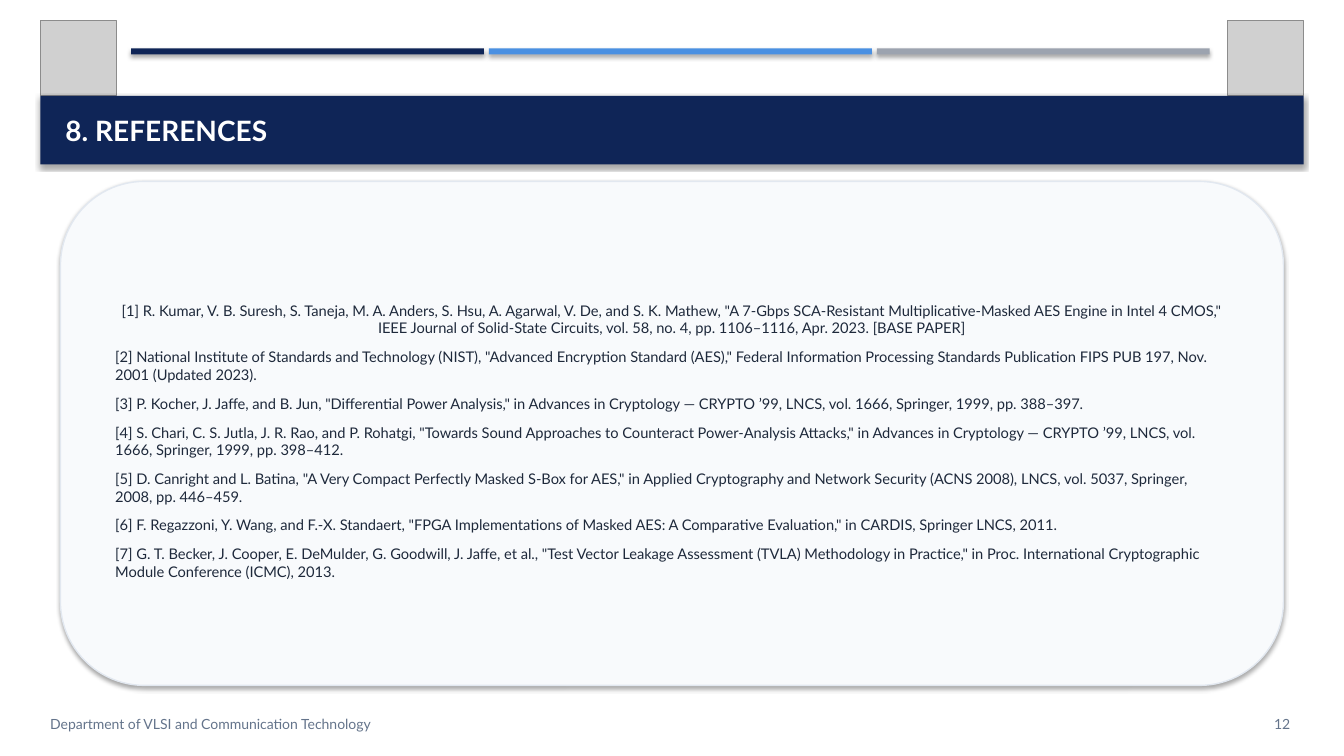
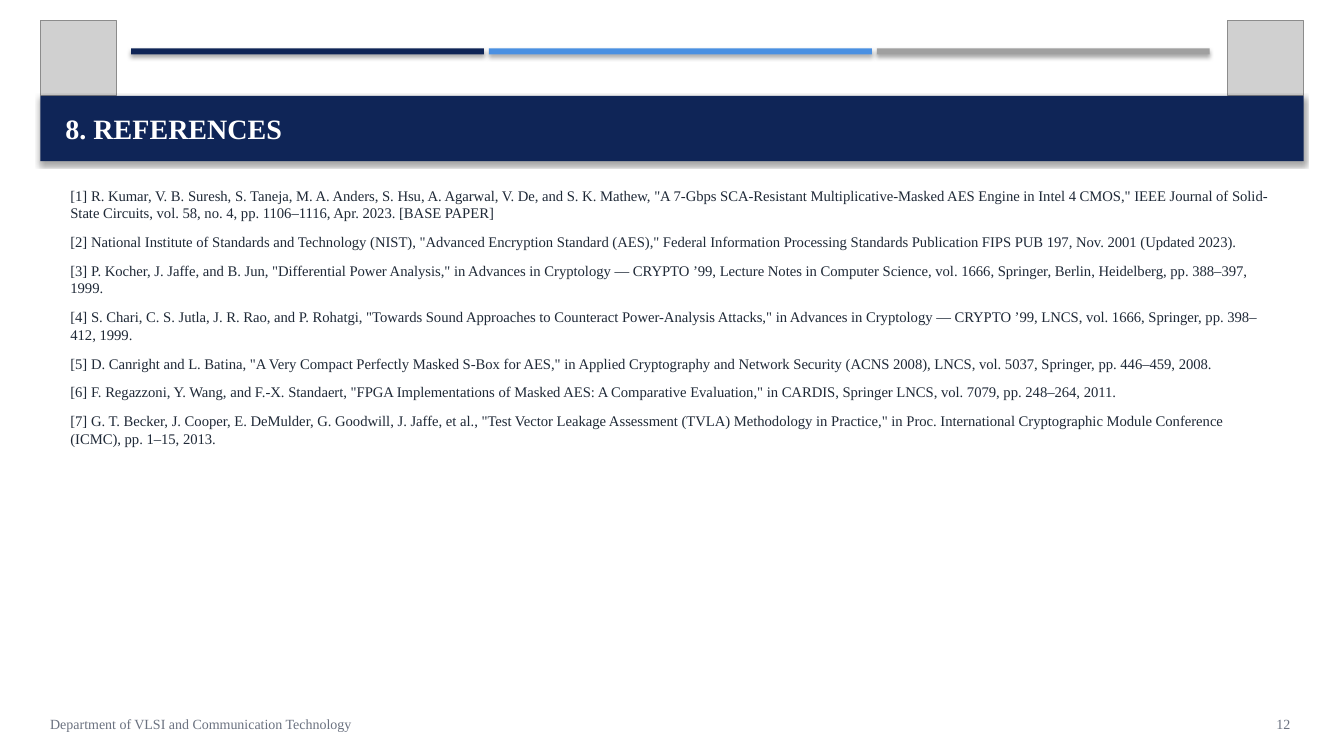
Before and after one commit to realrish29/secure-aes-128, a slide deck: slide 12 of Project_Presentation_Review_2.pptx. Drawn at 1344x756 pixels with LibreOffice and Linux fonts; fonts in the diff are those of the drawing; grey boxes stand for pictures. Boxes give left, top, right and bottom in pixels: in the first picture for what was removed or moved away, otherwise in the second. Text is boxed around its words. In the diff, an @@ line names an element or a change of style, - is before the commit and + after.

Commit message:
Update Review-2 presentation (PPTX and PDF) matching Review-1 typography and layout

```diff
--- a/Project_Presentation_Review_2.pptx
+++ b/Project_Presentation_Review_2.pptx
@@ rectangle at (x1=877, y1=48, x2=1210, y2=54): fill #9CA3AF to #A0A0A0 @@
@@ rectangle "8. REFERENCES" at (x1=40, y1=96, x2=1304, y2=161): font Lato to Times New Roman @@
@@ text "[1] R. Kumar, V. B. ..." moved from (x1=60, y1=181, x2=1284, y2=686) to (x1=70, y1=190, x2=1268, y2=447) @@
@@ text "[1] R. Kumar, V. B. ..." at (x1=70, y1=190, x2=1268, y2=447): vertical alignment middle to top; fill #F8FAFC to none; outline #E2E8F0 1 pt to none; shadow off @@
@@ text at (x1=70, y1=190, x2=1268, y2=250): font Lato to Times New Roman, text colour #1E293B to #1F2937 in "[1] R. Kumar, V. B. Suresh, S. ...", "[2] National Institute of Standards and Technology ..."; alignment centre to left @@
@@ text at (x1=70, y1=265, x2=1256, y2=447): text changed; font Lato to Times New Roman; text colour #1E293B to #1F2937 @@
-[3] P. Kocher, J. Jaffe, and B. Jun, "Differential Power Analysis," in Advances in Cryptology — CRYPTO ’99, LNCS, vol. 1666, Springer, 1999, pp. 388–397.
-[4] S. Chari, C. S. Jutla, J. R. Rao, and P. Rohatgi, "Towards Sound Approaches to Counteract Power-Analysis Attacks," in Advances in Cryptology — CRYPTO ’99, LNCS, vol. 1666, Springer, 1999, pp. 398–412.
-[5] D. Canright and L. Batina, "A Very Compact Perfectly Masked S-Box for AES," in Applied Cryptography and Network Security (ACNS 2008), LNCS, vol. 5037, Springer, 2008, pp. 446–459.
-[6] F. Regazzoni, Y. Wang, and F.-X. Standaert, "FPGA Implementations of Masked AES: A Comparative Evaluation," in CARDIS, Springer LNCS, 2011.
-[7] G. T. Becker, J. Cooper, E. DeMulder, G. Goodwill, J. Jaffe, et al., "Test Vector Leakage Assessment (TVLA) Methodology in Practice," in Proc. International Cryptographic Module Conference (ICMC), 2013.
+[3] P. Kocher, J. Jaffe, and B. Jun, "Differential Power Analysis," in Advances in Cryptology — CRYPTO ’99, Lecture Notes in Computer Science, vol. 1666, Springer, Berlin, Heidelberg, pp. 388–397, 1999.
+[4] S. Chari, C. S. Jutla, J. R. Rao, and P. Rohatgi, "Towards Sound Approaches to Counteract Power-Analysis Attacks," in Advances in Cryptology — CRYPTO ’99, LNCS, vol. 1666, Springer, pp. 398–412, 1999.
+[5] D. Canright and L. Batina, "A Very Compact Perfectly Masked S-Box for AES," in Applied Cryptography and Network Security (ACNS 2008), LNCS, vol. 5037, Springer, pp. 446–459, 2008.
+[6] F. Regazzoni, Y. Wang, and F.-X. Standaert, "FPGA Implementations of Masked AES: A Comparative Evaluation," in CARDIS, Springer LNCS, vol. 7079, pp. 248–264, 2011.
+[7] G. T. Becker, J. Cooper, E. DeMulder, G. Goodwill, J. Jaffe, et al., "Test Vector Leakage Assessment (TVLA) Methodology in Practice," in Proc. International Cryptographic Module Conference (ICMC), pp. 1–15, 2013.
@@ text "Department of VLSI and Communication ..." at (x1=50, y1=719, x2=352, y2=732): font Lato to Times New Roman, text colour #64748B to #6B7280 @@
@@ text "12" at (x1=1276, y1=720, x2=1290, y2=729): font Lato to Times New Roman, text colour #64748B to #6B7280 @@
```
Also in this commit, not shown: 12 other slides changed, 4 other files.
